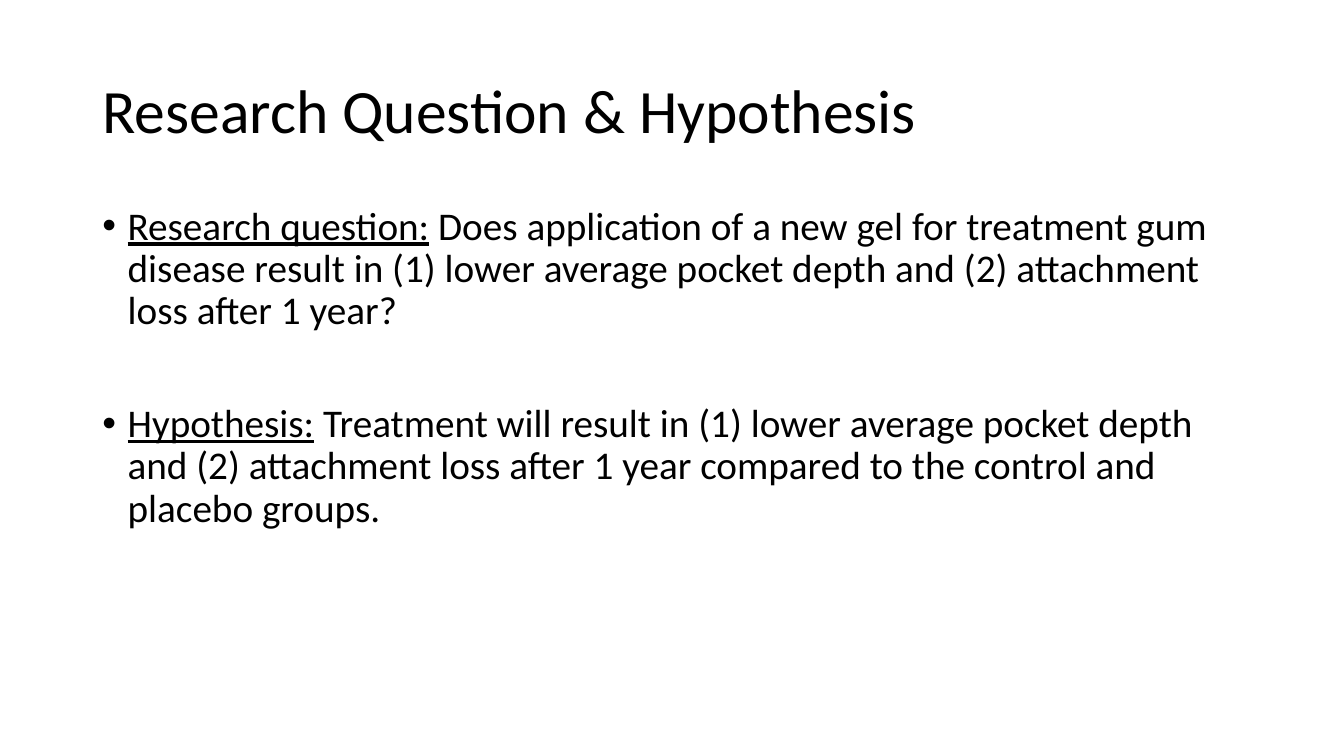
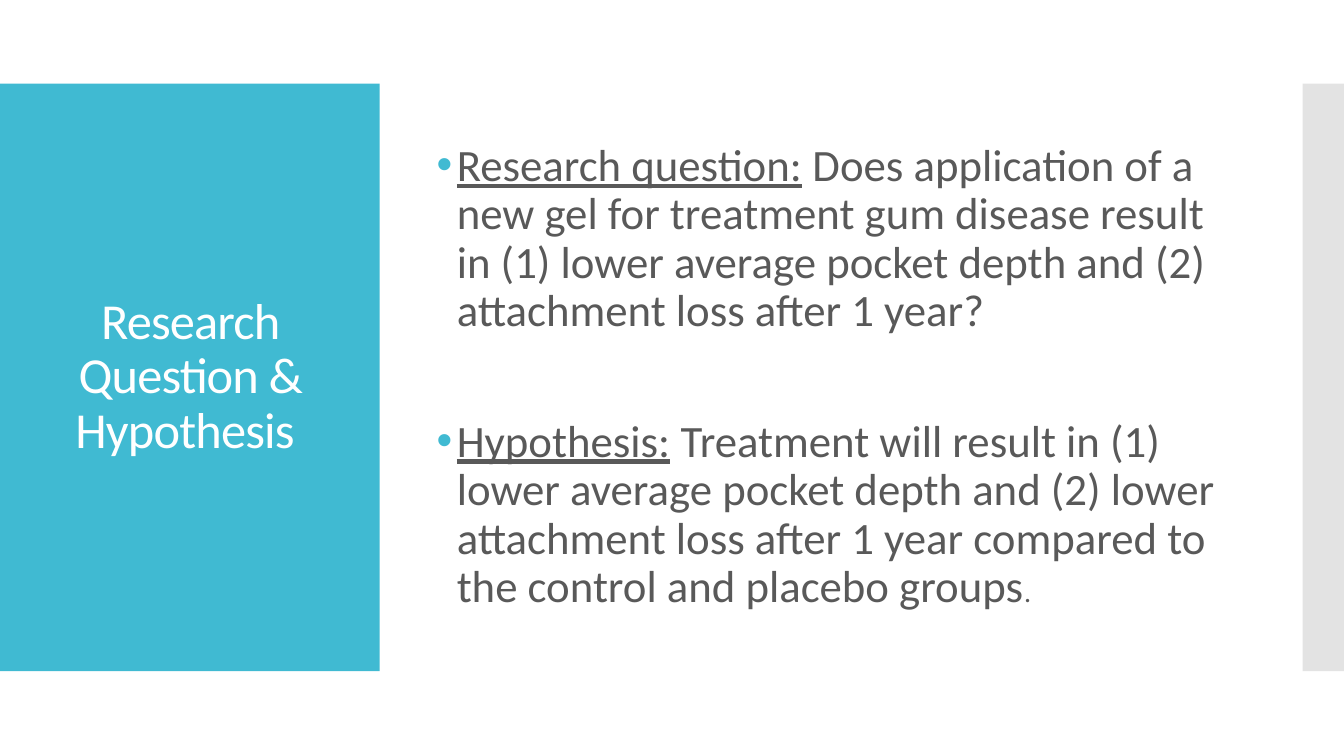
Before and after one commit to johnsra3/bios6623-johnsra3, a slide deck: slide 2 of Project0/Reports/Project 0 Presentation.pptx. Drawn at 1344x756 pixels with LibreOffice and Linux fonts; fonts in the diff are those of the drawing. Boxes give left, top, right and bottom in pixels: in the first picture for what was removed or moved away, otherwise in the second. Text is boxed around its words. In the diff, an @@ line names an element or a change of style, - is before the commit and + after.

```diff
--- a/Project0/Reports/Project 0 Presentation.pptx
+++ b/Project0/Reports/Project 0 Presentation.pptx
@@ rectangle added at (0, 84, 380, 671), fill #40BAD2 @@
@@ rectangle added at (1303, 84, 1344, 671), fill #C8C8C8 at 50% opacity @@
@@ text "Research question: Does application of ...": place and size @@
-text "Research question: Does application of ..." at (128, 212, 1206, 529)
+text "Research question: Does application of ..." at (457, 150, 1214, 610)
@@ text "Research question: Does application of ..." at (457, 150, 1214, 610): vertical alignment top to middle @@
@@ title "Research Question & Hypothesis": place and size @@
-title "Research Question & Hypothesis" at (102, 90, 916, 143)
+title "Research Question & Hypothesis" at (75, 304, 294, 456)
@@ title "Research Question & Hypothesis" at (75, 304, 294, 456): size 44 to 36 pt, text colour #000000 to #FFFFFF, letter spacing 0 to -0.6 pt; alignment left to centre @@
@@ text at (457, 150, 1205, 333): size 28 to 32 pt, text colour #000000 to #595959 in "Research question: Does application of a new ..."; indent changed; more space between paragraphs @@
@@ text at (457, 424, 1214, 610): text changed; size 28 to 32 pt; text colour #000000 to #595959 @@
-• Hypothesis: Treatment will result in (1) lower average pocket depth and (2) attachment loss after 1 year compared to the control and placebo groups.
+• Hypothesis: Treatment will result in (1) lower average pocket depth and (2) lower attachment loss after 1 year compared to the control and placebo groups.
```
Also in this commit, not shown: 6 slides added, 2 slides removed, 1 other file.
